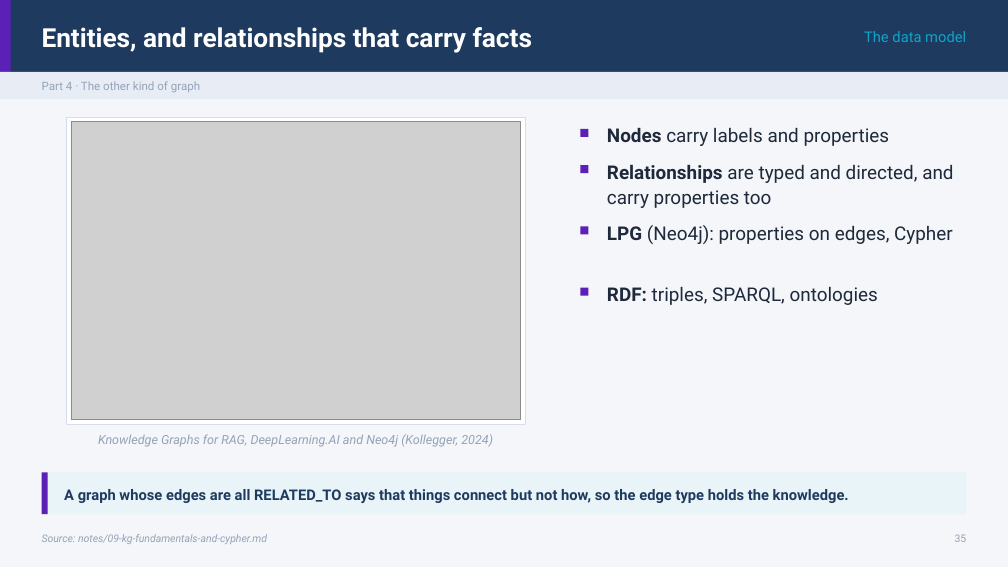
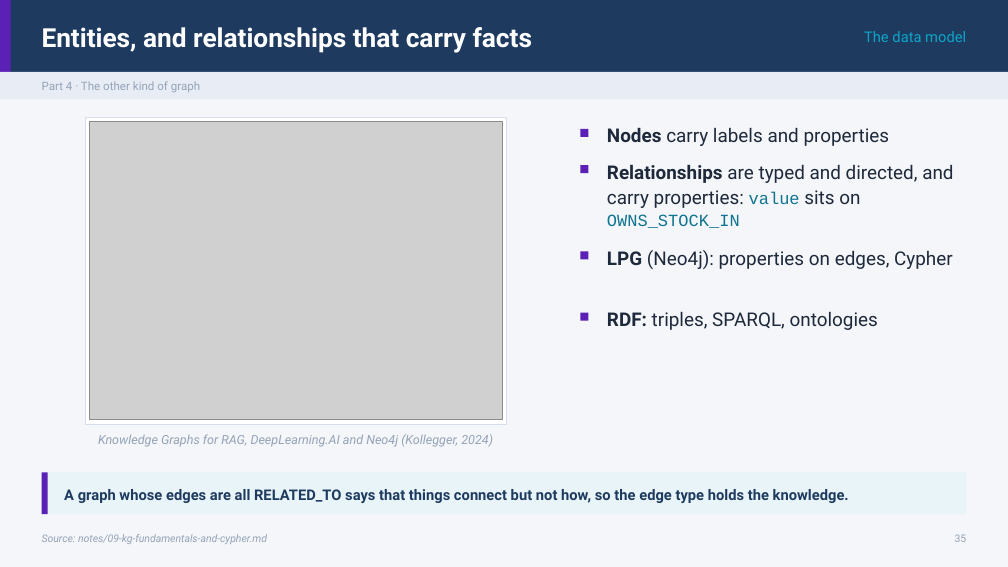
Before and after one commit to ramseywise/learn-ai-engineering, a slide deck: slide 35 of ai-engineering/05-graph-engineering/slides/graph-engineering.pptx. Drawn at 1008x567 pixels with LibreOffice and Linux fonts; fonts in the diff are those of the drawing; grey boxes stand for pictures. Boxes give left, top, right and bottom in pixels: in the first picture for what was removed or moved away, otherwise in the second. Text is boxed around its words. In the diff, an @@ line names an element or a change of style, - is before the commit and + after.

```diff
--- a/ai-engineering/05-graph-engineering/slides/graph-engineering.pptx
+++ b/ai-engineering/05-graph-engineering/slides/graph-engineering.pptx
@@ rectangle: place and size @@
-rectangle at (67,117,526,424)
+rectangle at (85,117,507,424)
@@ picture: place and size @@
-picture at (71,122,521,420)
+picture at (90,122,502,420)
@@ text at (607,165,953,228): text changed @@
-Relationships are typed and directed, and carry properties too
+Relationships are typed and directed, and carry properties: value sits on OWNS_STOCK_IN
@@ 2 texts, 2 rectangles: place and size @@
-2 texts, 2 rectangles at (581,225,953,305)
+2 texts, 2 rectangles at (581,250,953,330)
```
Also in this commit, not shown: 43 other files.
